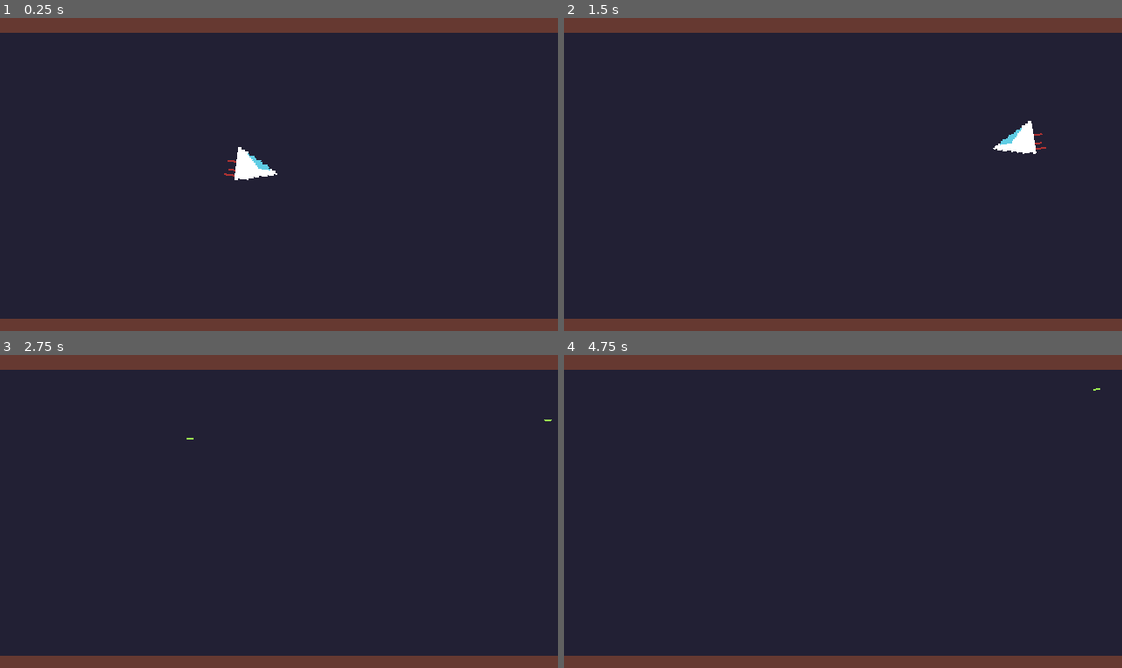
Above: before the commit, frames 1-4 (two rows, left to right).
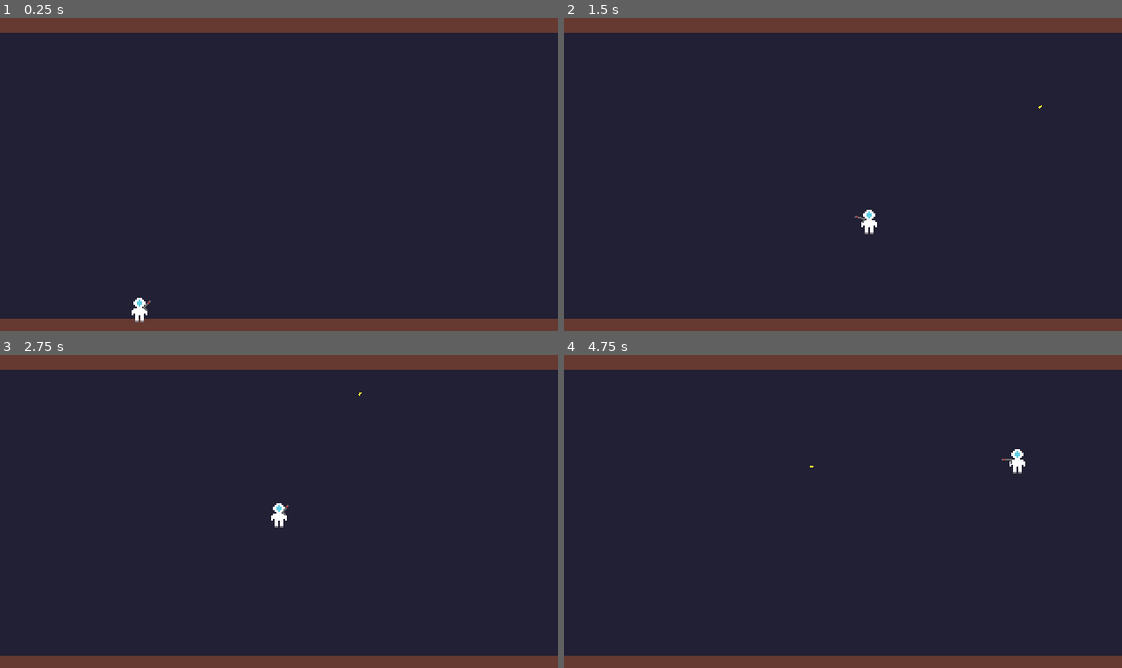
Above: after the commit, the same moments.

Repository: dw3nt/scorepsace29-escape
Game: Godot game, scene res://world/world.tscn
The game is run twice, just before and just after one commit, with the same random seed, the same clock (stepped at 60 frames per second) and the same inputs.
Inputs (mouse positions are in pixels of both pictures, inside the frame that each line leads up to):
- Up to frame 1 (0.25 s): no input
- Up to frame 2 (1.5 s): tap Enter at 0.5 s; move the mouse to (965, 158) at 0.52 s; press the mouse at (965, 158) at 0.53 s; hold D (move_right) from 0.53 s (still down); tap W (move_up) at 0.77, 0.8, 1.07, 1.35 s; move the mouse to (731, 190) at 1.27 s; release the mouse at (731, 190) at 1.28 s
- Up to frame 3 (2.75 s): tap W (move_up) at 1.52, 1.82, 2.3 s; click (167, 527) at 1.55 s; move the mouse to (334, 442) at 2.02 s; release D (move_right) at 2.03 s; press the mouse at (334, 442) at 2.03 s; hold A (move_left) from 2.03 s (still down)
- Up to frame 4 (4.75 s): move the mouse to (815, 574) at 2.77 s; release A (move_left) at 2.78 s; release the mouse at (815, 574) at 2.78 s; hold D (move_right) 2.78-4.28 s; click (815, 574) at 2.85 s; tap W (move_up) at 3.02, 3.32, 3.6, 3.77, 4.07, 4.52 s; move the mouse to (1010, 558) at 3.52 s; move the mouse to (675, 464) at 4.27 s; hold A (move_left) from 4.28 s (still down); click (675, 464) at 4.35 s

The runs differ from the first frame. In frame 1, 0.6% of the frame differs, in the area x 23-50%, y 41-98%; in frame 2, 0.6%, in the area x 52-87%, y 27-70%; in frame 3, 0.2%; in frame 4, 0.2%.

Commit message:
player marine move and shoot

Diff:
--- /dev/null
+++ b/player/gun.gd
@@ -0,0 +1,28 @@
+extends Node2D
+
+const GUN_BULLET = preload("res://player/gun_bullet.tscn")
+
+var can_shoot: bool = true
+
+@onready var shoot_cooldown_timer: Timer = $ShootCooldownTimer
+@onready var marker_2d: Marker2D = $Sprite2D/Marker2D
+@onready var sprite: Sprite2D = $Sprite2D
+
+func _physics_process(_delta: float) -> void:
+	var mouse_position: Vector2 = get_global_mouse_position()
+	look_at(mouse_position)
+	sprite.flip_v = mouse_position.x < global_position.x
+	shoot_bullet()
+
+func shoot_bullet() -> void:
+	if Input.is_action_pressed("shoot") && can_shoot:
+		can_shoot = false
+		var bullet = GUN_BULLET.instantiate()
+		bullet.global_position = marker_2d.global_position
+		bullet.rotation = rotation
+		get_tree().current_scene.add_child(bullet)
+		bullet.move_node.move_direction = (marker_2d.global_position - global_position).normalized()
+		shoot_cooldown_timer.start()
+
+func _on_shoot_cooldown_timer_timeout() -> void:
+	can_shoot = true
--- /dev/null
+++ b/player/gun.tscn
@@ -0,0 +1,20 @@
+[gd_scene load_steps=3 format=3 uid="uid://b16vrudtbolu8"]
+
+[ext_resource type="Script" path="res://player/gun.gd" id="1_4ppqt"]
+[ext_resource type="Texture2D" uid="uid://b8wu6s0af5y0c" path="res://assets/art/gun.png" id="1_iyi6t"]
+
+[node name="Gun" type="Node2D"]
+script = ExtResource("1_4ppqt")
+
+[node name="Sprite2D" type="Sprite2D" parent="."]
+position = Vector2(6, 1)
+texture = ExtResource("1_iyi6t")
+
+[node name="Marker2D" type="Marker2D" parent="Sprite2D"]
+position = Vector2(2, -1)
+
+[node name="ShootCooldownTimer" type="Timer" parent="."]
+wait_time = 0.25
+one_shot = true
+
+[connection signal="timeout" from="ShootCooldownTimer" to="." method="_on_shoot_cooldown_timer_timeout"]
--- /dev/null
+++ b/player/gun_bullet.gd
@@ -0,0 +1,6 @@
+extends Node2D
+
+@onready var move_node: MoveNode2D = $MoveNode2D
+
+func _on_visible_on_screen_notifier_2d_screen_exited() -> void:
+	queue_free()
--- /dev/null
+++ b/player/gun_bullet.tscn
@@ -0,0 +1,31 @@
+[gd_scene load_steps=6 format=3 uid="uid://drmyp7pbxv8gg"]
+
+[ext_resource type="Texture2D" uid="uid://d3wji4gvkph35" path="res://assets/art/bullet.png" id="1_2c8st"]
+[ext_resource type="Script" path="res://player/gun_bullet.gd" id="1_eamsg"]
+[ext_resource type="Script" path="res://components/Hitbox.gd" id="2_l1h11"]
+[ext_resource type="Script" path="res://components/MoveNode2D.gd" id="3_qbv4h"]
+
+[sub_resource type="RectangleShape2D" id="RectangleShape2D_1jopy"]
+size = Vector2(2, 1)
+
+[node name="GunBullet" type="Node2D"]
+script = ExtResource("1_eamsg")
+
+[node name="Sprite2D" type="Sprite2D" parent="."]
+texture = ExtResource("1_2c8st")
+
+[node name="Hitbox" type="Area2D" parent="."]
+script = ExtResource("2_l1h11")
+
+[node name="CollisionShape2D" type="CollisionShape2D" parent="Hitbox"]
+shape = SubResource("RectangleShape2D_1jopy")
+
+[node name="MoveNode2D" type="Node2D" parent="." node_paths=PackedStringArray("node2d")]
+script = ExtResource("3_qbv4h")
+node2d = NodePath("..")
+move_speed = 400.0
+
+[node name="VisibleOnScreenNotifier2D" type="VisibleOnScreenNotifier2D" parent="."]
+scale = Vector2(0.3, 0.2)
+
+[connection signal="screen_exited" from="VisibleOnScreenNotifier2D" to="." method="_on_visible_on_screen_notifier_2d_screen_exited"]
--- /dev/null
+++ b/player/player_marine.gd
@@ -0,0 +1,17 @@
+extends CharacterBody2D
+
+@export var move_speed: float = 100
+@export var gravity: float = 10
+@export var jump_force: float = 150
+
+func _physics_process(_delta: float) -> void:
+	var horizontal_input: float = Input.get_axis("move_left", "move_right")
+	velocity.x = horizontal_input * move_speed
+
+	if Input.is_action_just_pressed("move_up"):
+		velocity.y = -jump_force
+
+	if !is_on_floor():
+		velocity.y += gravity
+
+	move_and_slide()
--- /dev/null
+++ b/player/player_marine.tscn
@@ -0,0 +1,35 @@
+[gd_scene load_steps=7 format=3 uid="uid://17prf0ey3jya"]
+
+[ext_resource type="Texture2D" uid="uid://cadg2208g2kl0" path="res://assets/art/marine.png" id="1_pqr55"]
+[ext_resource type="Script" path="res://player/player_marine.gd" id="1_sd7yu"]
+[ext_resource type="Script" path="res://components/Hurtbox.gd" id="3_vexwv"]
+[ext_resource type="PackedScene" uid="uid://b16vrudtbolu8" path="res://player/gun.tscn" id="4_li8ym"]
+
+[sub_resource type="RectangleShape2D" id="RectangleShape2D_smir6"]
+size = Vector2(4, 10)
+
+[sub_resource type="RectangleShape2D" id="RectangleShape2D_jsepl"]
+size = Vector2(4, 9)
+
+[node name="PlayerMarine" type="CharacterBody2D"]
+script = ExtResource("1_sd7yu")
+
+[node name="Sprite2D" type="Sprite2D" parent="."]
+position = Vector2(0, -6)
+texture = ExtResource("1_pqr55")
+
+[node name="CollisionShape2D" type="CollisionShape2D" parent="."]
+position = Vector2(0, -5)
+shape = SubResource("RectangleShape2D_smir6")
+
+[node name="Hurtbox" type="Area2D" parent="."]
+collision_layer = 4
+collision_mask = 0
+script = ExtResource("3_vexwv")
+
+[node name="CollisionShape2D" type="CollisionShape2D" parent="Hurtbox"]
+position = Vector2(0, -5.5)
+shape = SubResource("RectangleShape2D_jsepl")
+
+[node name="Gun" parent="." instance=ExtResource("4_li8ym")]
+position = Vector2(0, -5)
--- a/player/player_ship.tscn
+++ b/player/player_ship.tscn
@@ -6,6 +6,7 @@
 
 [node name="PlayerShip" type="CharacterBody2D"]
 collision_layer = 4
+motion_mode = 1
 script = ExtResource("1_h8knh")
 
 [node name="Sprite2D" type="Sprite2D" parent="."]
@@ -22,6 +23,8 @@
 
 [node name="Hurtbox" type="Area2D" parent="."]
 position = Vector2(0, -3)
+collision_layer = 8
+collision_mask = 0
 script = ExtResource("5_q62q5")
 
 [node name="CollisionPolygon2D" type="CollisionPolygon2D" parent="Hurtbox"]
--- a/project.godot
+++ b/project.godot
@@ -63,6 +63,23 @@
 "deadzone": 0.5,
 "events": [Object(InputEventMouseButton,"resource_local_to_scene":false,"resource_name":"","device":-1,"window_id":0,"a …(253 unchanged characters)…
 , Object(InputEventJoypadMotion,"resource_local_to_scene":false,"resource_name":"","device":-1,"axis":5,"axis_value":1.0,"script":null)
+, Object(InputEventJoypadMotion,"resource_local_to_scene":false,"resource_name":"","device":-1,"axis":4,"axis_value":1.0,"script":null)
+]
+}
+interact={
+"deadzone": 0.5,
+"events": [Object(InputEventKey,"resource_local_to_scene":false,"resource_name":"","device":-1,"window_id":0,"alt_pressed":false,"shift_pressed":false,"ctrl_pressed":false,"meta_pressed":false,"pressed":false,"keycode":0,"physical_keycode":69,"key_label":0,"unicode":101,"echo":false,"script":null)
+, Object(InputEventJoypadButton,"resource_local_to_scene":false,"resource_name":"","device":-1,"button_index":2,"pressure":0.0,"pressed":false,"script":null)
+, Object(InputEventJoypadButton,"resource_local_to_scene":false,"resource_name":"","device":-1,"button_index":10,"pressure":0.0,"pressed":false,"script":null)
+, Object(InputEventMouseButton,"resource_local_to_scene":false,"resource_name":"","device":-1,"window_id":0,"alt_pressed":false,"shift_pressed":false,"ctrl_pressed":false,"meta_pressed":false,"button_mask":0,"position":Vector2(0, 0),"global_position":Vector2(0, 0),"factor":1.0,"button_index":2,"canceled":false,"pressed":false,"double_click":false,"script":null)
+]
+}
+jump={
+"deadzone": 0.5,
+"events": [Object(InputEventKey,"resource_local_to_scene":false,"resource_name":"","device":-1,"window_id":0,"alt_pressed":false,"shift_pressed":false,"ctrl_pressed":false,"meta_pressed":false,"pressed":false,"keycode":0,"physical_keycode":87,"key_label":0,"unicode":119,"echo":false,"script":null)
+, Object(InputEventKey,"resource_local_to_scene":false,"resource_name":"","device":-1,"window_id":0,"alt_pressed":false,"shift_pressed":false,"ctrl_pressed":false,"meta_pressed":false,"pressed":false,"keycode":0,"physical_keycode":32,"key_label":0,"unicode":32,"echo":false,"script":null)
+, Object(InputEventJoypadButton,"resource_local_to_scene":false,"resource_name":"","device":-1,"button_index":0,"pressure":0.0,"pressed":false,"script":null)
+, Object(InputEventJoypadButton,"resource_local_to_scene":false,"resource_name":"","device":-1,"button_index":9,"pressure":0.0,"pressed":false,"script":null)
 ]
 }
 
--- a/world/world.tscn
+++ b/world/world.tscn
@@ -1,7 +1,7 @@
 [gd_scene load_steps=4 format=3 uid="uid://01jvmkw83nbc"]
 
 [ext_resource type="Texture2D" uid="uid://baepa7ydyqipv" path="res://assets/art/background.png" id="1_8cuil"]
-[ext_resource type="PackedScene" uid="uid://b0jyml24mbm0j" path="res://player/player_ship.tscn" id="2_ujpwl"]
+[ext_resource type="PackedScene" uid="uid://17prf0ey3jya" path="res://player/player_marine.tscn" id="2_lf32y"]
 
 [sub_resource type="RectangleShape2D" id="RectangleShape2D_yta6v"]
 size = Vector2(320, 20)
@@ -27,5 +27,5 @@
 position = Vector2(160, 0)
 shape = SubResource("RectangleShape2D_yta6v")
 
-[node name="PlayerShip" parent="." instance=ExtResource("2_ujpwl")]
-position = Vector2(144, 88)
+[node name="PlayerMarine" parent="." instance=ExtResource("2_lf32y")]
+position = Vector2(80, 173)
